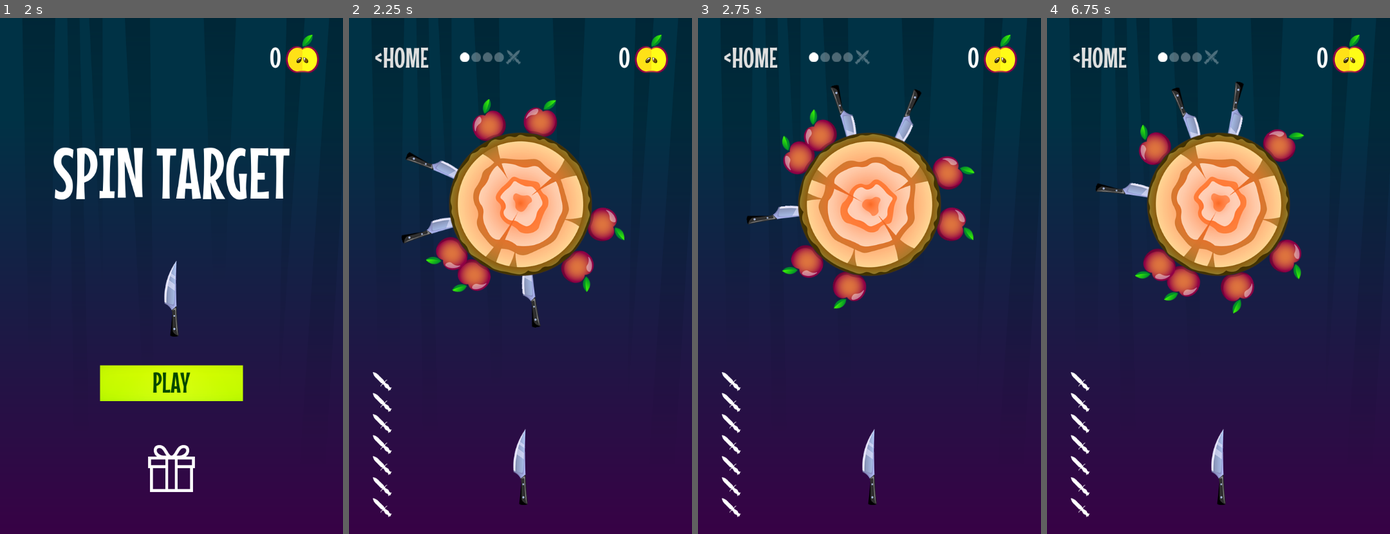
Above: before the commit, frames 1-4 (left to right).
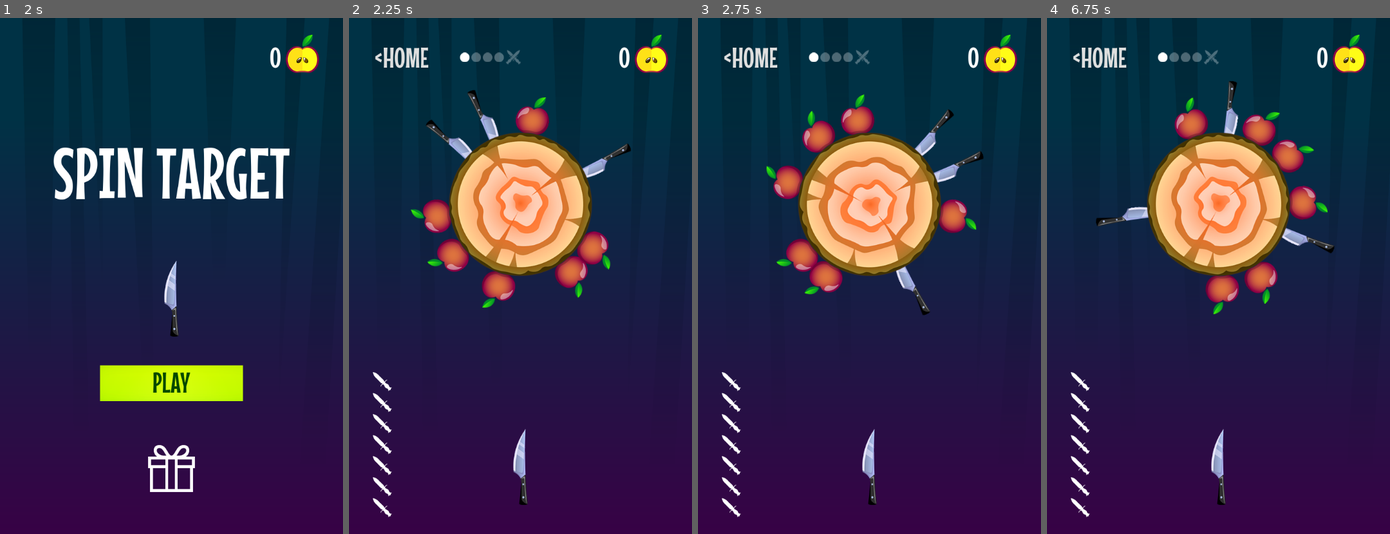
Above: after the commit, the same moments.

Repository: top-it-090304/Spin-Target
Game: Godot game, scene res://scens/start_screen/start_screen.tscn
The game is run twice, just before and just after one commit, with the same random seed, the same clock (stepped at 60 frames per second) and the same inputs.
Inputs (mouse positions are in pixels of both pictures, inside the frame that each line leads up to):
- Up to frame 1 (2 s): click "PLAY" at 0.5 s; click "<HOME" at 1.25 s
- Up to frame 2 (2.25 s): click "PLAY" at 2 s
- Up to frame 3 (2.75 s): no input
- Up to frame 4 (6.75 s): click "<HOME" at 2.75 s; click (1218, 466) at 3.5 s; click "<HOME" at 4.25 s; click (1218, 466) at 5 s; click "<HOME" at 5.75 s; click "PLAY" at 6.5 s

Frame 1 is identical in both runs. In frame 2, 5.2% of the frame differs, in the area x 15-83%, y 14-60%; in frame 3, 5.2%; in frame 4, 6.3%, in the area x 14-84%, y 12-58%.
Error before the commit: Invalid type in function '_play_random_track' in base 'Node (music_manager.gd)'. The array of argument 1 (Array) does not have the same element type as the exp…

Commit message:
Исправил ошибку в скрипте с музыкой

Diff:
--- a/spin-target/core/music_manager.gd
+++ b/spin-target/core/music_manager.gd
@@ -3,7 +3,7 @@
 const CATEGORY_NORMAL := "normal"
 const CATEGORY_BOSS := "boss"
 
-const NORMAL_TRACKS := [
+const NORMAL_TRACKS: Array[String] = [
 	"res://music/normal/2-ABOVE-ZERO.ogg",
 	"res://music/normal/AcousticRock.ogg",
 	"res://music/normal/AwayInAMangerEDM.ogg",
@@ -14,7 +14,7 @@
 	"res://music/normal/cairn_-_spin_around__SkySound.cc_.ogg",
 ]
 
-const BOSS_TRACKS := [
+const BOSS_TRACKS: Array[String] = [
 	"res://music/boss/BanjoHop.ogg",
 	"res://music/boss/BustinLoose.ogg",
 	"res://music/boss/HeavyAction.ogg",
Not shown, added: spin-target/core/music_manager.gd.uid
Not shown, added: spin-target/scens/game/game.gd.uid
